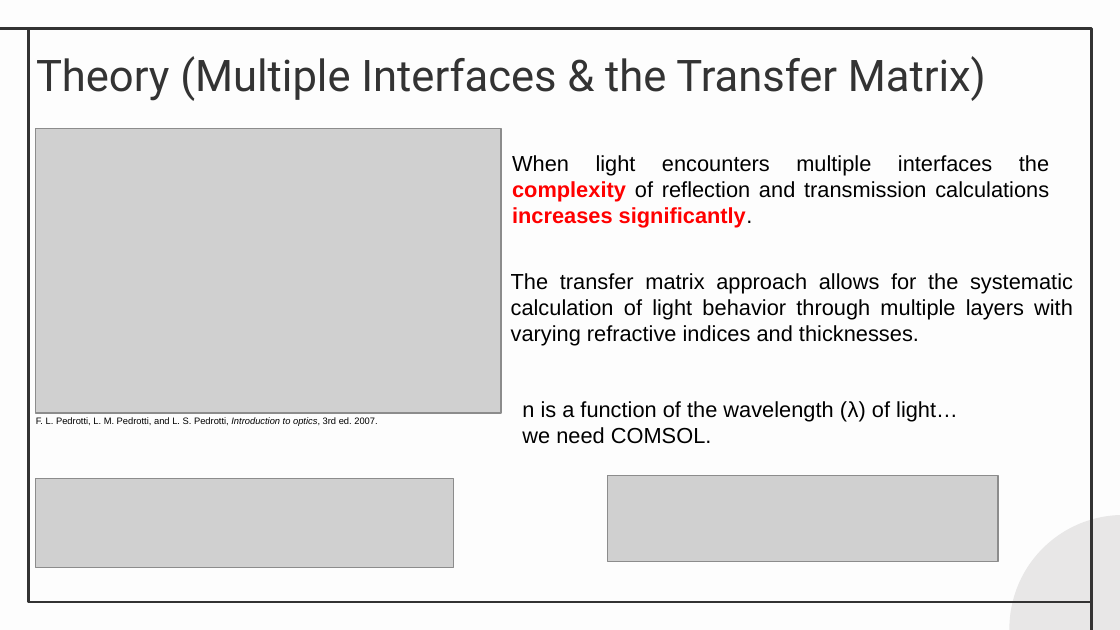
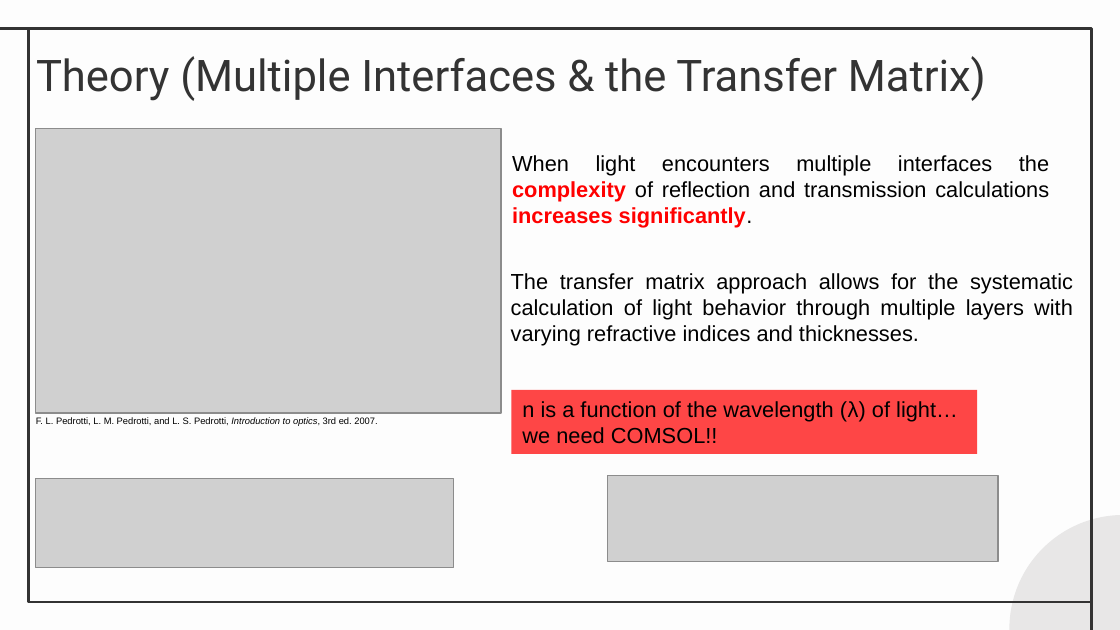
Before and after one commit to Collins-kariuk/Physics-Thesis-PDRCs, a slide deck: slide 6 of Presentations/Thesis Presentation.pptx. Drawn at 1120x630 pixels with LibreOffice and Linux fonts; fonts in the diff are those of the drawing; grey boxes stand for pictures. Boxes give left, top, right and bottom in pixels: in the first picture for what was removed or moved away, otherwise in the second. Text is boxed around its words. In the diff, an @@ line names an element or a change of style, - is before the commit and + after.

```diff
--- a/Presentations/Thesis Presentation.pptx
+++ b/Presentations/Thesis Presentation.pptx
@@ rectangle "n is a function of ...": place and size @@
-rectangle "n is a function of ..." at <box>522,401,958,444</box>
+rectangle "n is a function of ..." at <box>512,390,978,454</box>
@@ rectangle "n is a function of ..." at <box>512,390,978,454</box>: fill none to #FF0000 at 72% opacity @@
@@ text in rectangle at <box>522,401,958,444</box>: text changed @@
-n is a function of the wavelength (λ) of light… we need COMSOL.
+n is a function of the wavelength (λ) of light… we need COMSOL!!
```
Also in this commit, not shown: 5 other slides changed.
